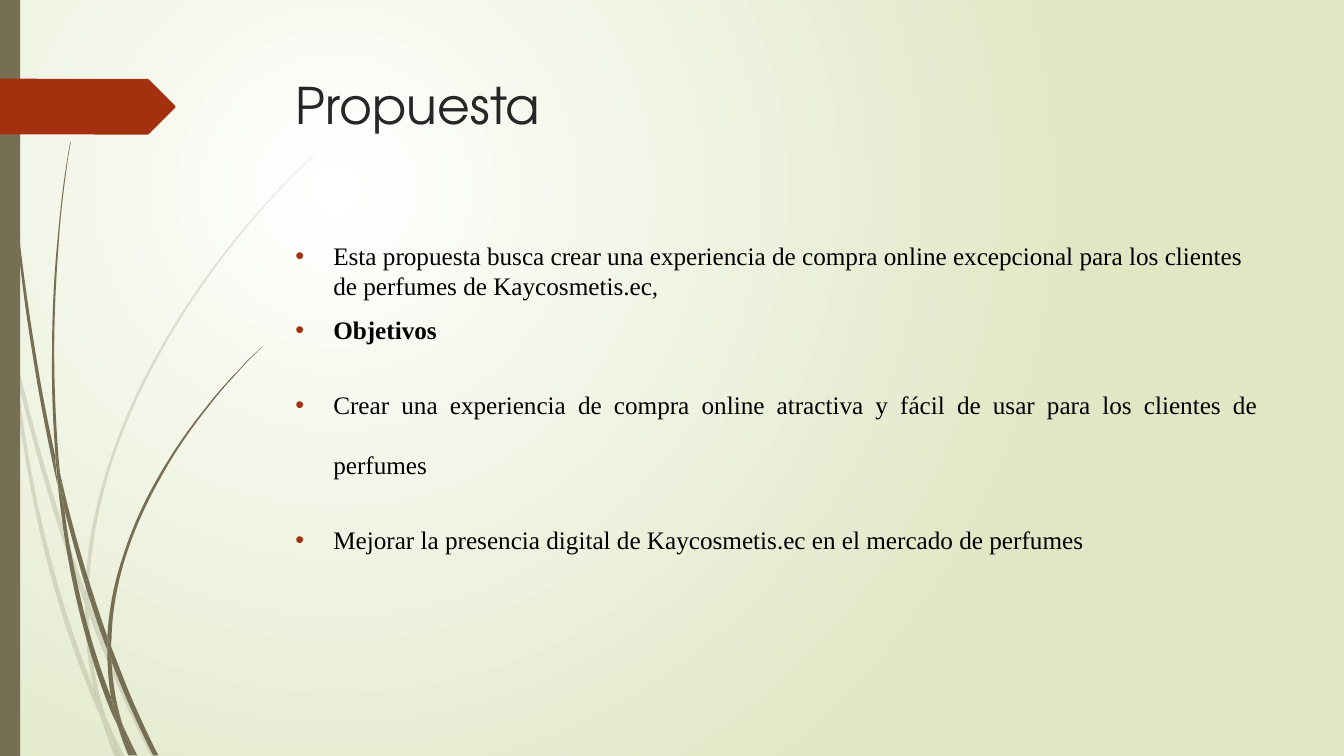
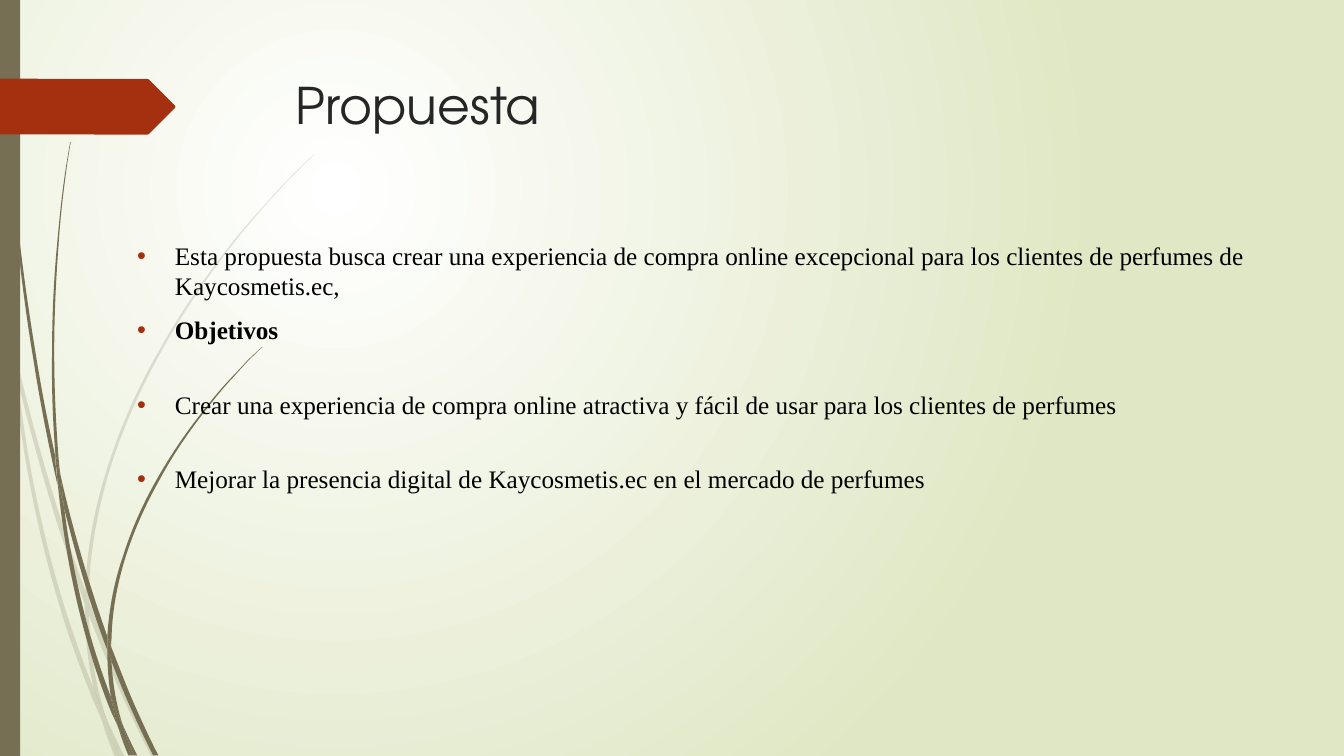
Before and after one commit to ChristianHernand16/Human-Computer-Integration-Human-Computer-Integration-And-Digital-Citizenship, a slide deck: slide 3 of Parte III/Informe/SISTEMA DE GESTIÓN DE VENTAS DE PERFUMERÍA EN.pptx. Drawn at 1344x756 pixels with LibreOffice and Linux fonts; fonts in the diff are those of the drawing. Boxes give left, top, right and bottom in pixels: in the first picture for what was removed or moved away, otherwise in the second. Text is boxed around its words. In the diff, an @@ line names an element or a change of style, - is before the commit and + after.

```diff
--- a/Parte III/Informe/SISTEMA DE GESTIÓN DE VENTAS DE PERFUMERÍA EN.pptx
+++ b/Parte III/Informe/SISTEMA DE GESTIÓN DE VENTAS DE PERFUMERÍA EN.pptx
@@ text "Esta propuesta busca crear una ..." rewrapped from (333, 247, 1257, 555) to (175, 247, 1243, 494) @@
```
Also in this commit, not shown: 11 other slides changed, 1 other file.
